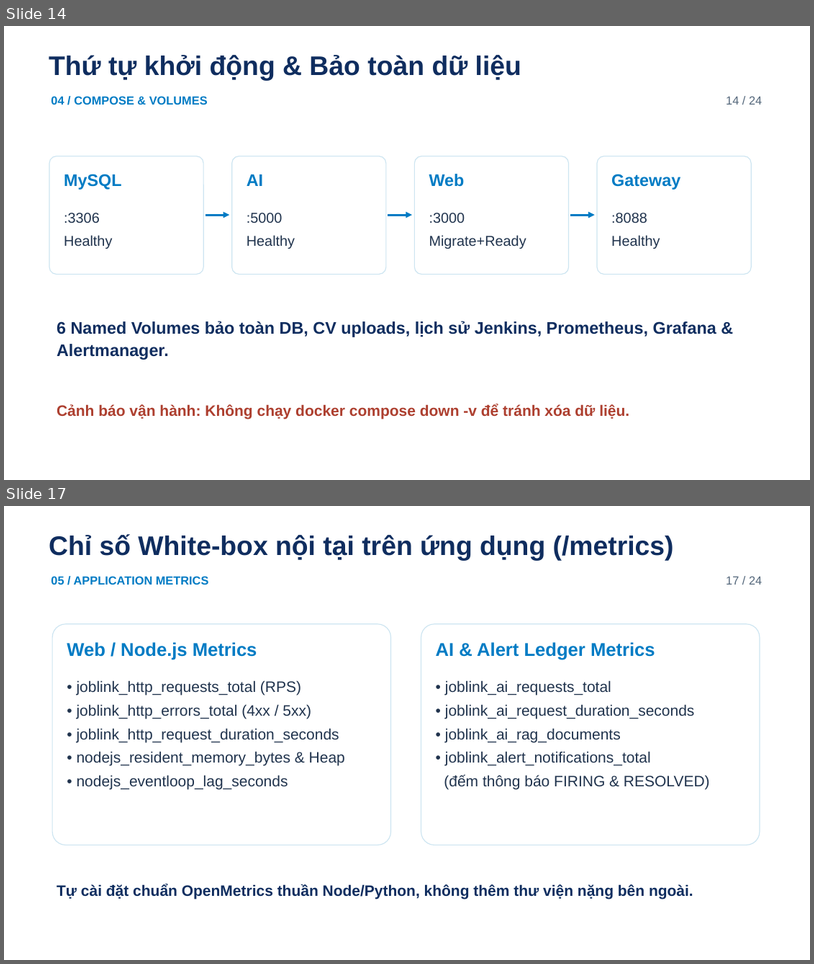
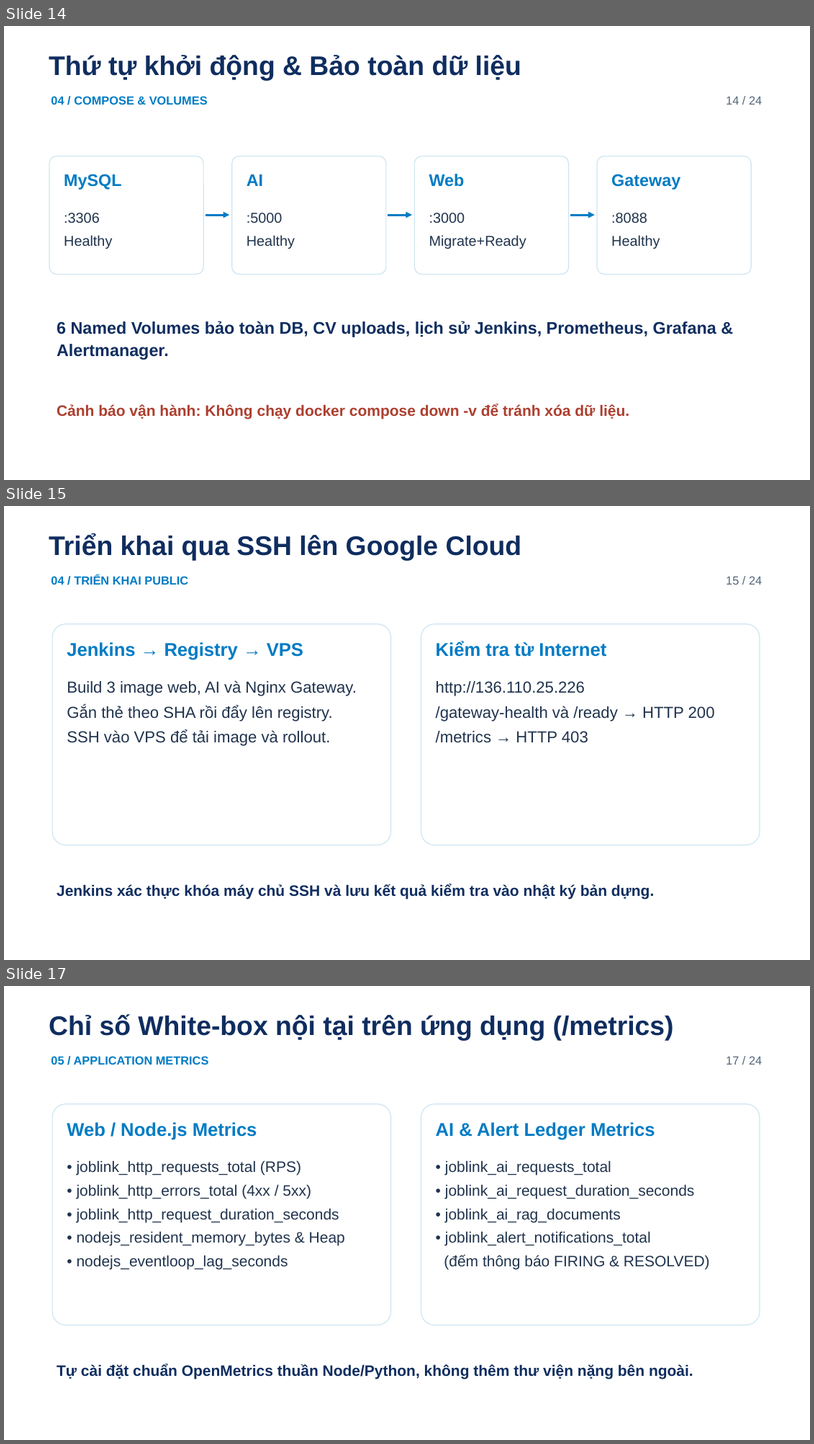
Before and after one commit to hieunofun/cong-nghe-phan-mem, a slide deck: JobLink_Final_Presentation.pptx. Shown one above the other, each under a label of ours: slides 14 and 17 before the commit, slides 14, 15 and 17 after it; the slides between them are not shown. The pictures are 814x964 and 814x1444 pixels, drawn with LibreOffice and Linux fonts; fonts in the diff are those of the drawing; background and template pictures are left out. Boxes give left, top, right and bottom in pixels: in the first picture for what was removed or moved away, otherwise in the second. Text is boxed around its words. In the diff, an @@ line names an element or a change of style, - is before the commit and + after.

```diff
--- a/JobLink_Final_Presentation.pptx
+++ b/JobLink_Final_Presentation.pptx
@@ slide 15 added at bbox=[4, 506, 810, 960], background #FFFFFF @@
@@ text added at bbox=[49, 534, 522, 561], 32 pt, text #0F2D5F, bold @@
+Triển khai qua SSH lên Google Cloud
@@ text added at bbox=[51, 575, 188, 584], 14 pt, text #007BC4, bold @@
+04 / TRIỂN KHAI PUBLIC
@@ text added at bbox=[726, 576, 762, 584], 14 pt, text #53667A @@
+15 / 24
@@ rounded rectangle added at bbox=[52, 624, 391, 845], fill #FFFFFF, outline #CDE5F1 1 pt @@
@@ rounded rectangle added at bbox=[422, 624, 760, 845], fill #FFFFFF, outline #CDE5F1 1 pt @@
@@ text added at bbox=[67, 642, 304, 660], 22 pt, text #007BC4, bold @@
+Jenkins → Registry → VPS
@@ text added at bbox=[436, 641, 607, 656], 22 pt, text #007BC4, bold @@
+Kiểm tra từ Internet
@@ text added at bbox=[67, 680, 357, 746], 19 pt, text #20334D @@
+Build 3 image web, AI và Nginx Gateway.
+Gắn thẻ theo SHA rồi đẩy lên registry.
+SSH vào VPS để tải image và rollout.
@@ text added at bbox=[436, 681, 715, 743], 19 pt, text #20334D @@
+http://136.110.25.226
+/gateway-health và /ready → HTTP 200
+/metrics → HTTP 403
@@ text added at bbox=[57, 883, 654, 898], 18 pt, text #0F2D5F, bold @@
+Jenkins xác thực khóa máy chủ SSH và lưu kết quả kiểm tra vào nhật ký bản dựng.
```
Also in this commit, not shown: 12 slides changed, 1 other slide added, 2 slides removed, 3 other files.
